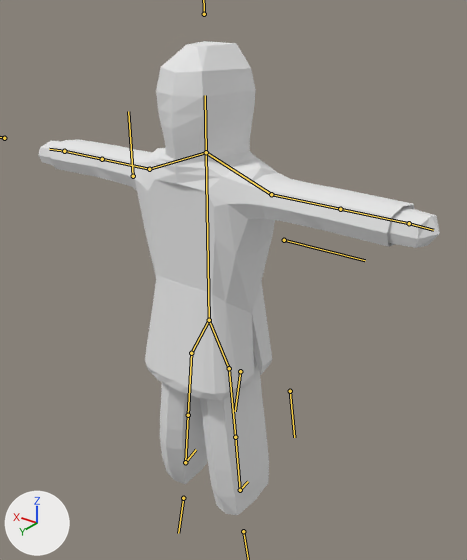
Before and after pictures for a commit that changed the Blender file HeroJam Bio-Robots/Assets/Blender Models/Liquidator.blend.
One viewpoint serves both versions: a camera (50 mm lens) standing at (-8.75, 11.05, 6.5) and looking at (1.33, -2.81, -1.44). Arrows for +X, +Y and +Z are at lower left; the lights stay in place. The bones that bend it are drawn over the model as lines.
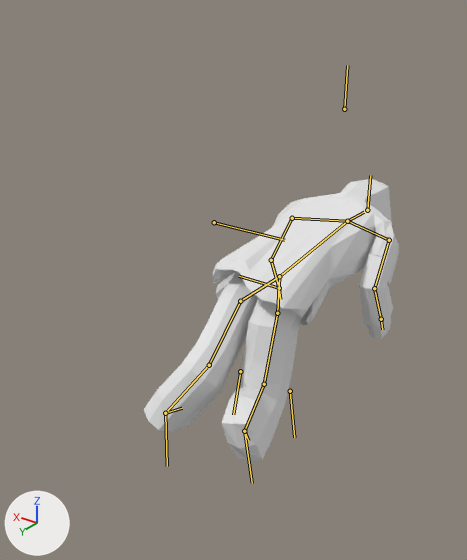
The newer file adds an action. The first version stands in its rest pose; the second is drawn at frame 29 of the action 'ArmatureAction.006'.

The change in detail:
Bone 'Spine' (bone_spine) moves from (0.0, 0.0, 0.0) to (3.24, 0.0, 0.0).
Bone 'Spine' (bone_spine) turns from (0, 0, 0) to (0, 0, -84) degrees about its own x, y and z.
Bone 'right arm targ' (bone_right_arm_targ) moves from (0.0, 0.0, 0.0) to (-5.65, -5.4, 6.32).
Bone 'right arm targ' (bone_right_arm_targ) is rescaled from (1.0, 1.0, 1.0) to (1.0, 1.05, 1.0).
Bone 'right arm targ.001' (bone_right_arm_targ_001) moves from (0.0, 0.0, 0.0) to (0.0, -1.53, 0.0).
Bone 'Left arm targ' (bone_left_arm_targ) moves from (0.0, 0.0, 0.0) to (6.32, -5.45, -5.65).
Bone 'Left arm targ' (bone_left_arm_targ) is rescaled from (1.0, 1.0, 1.0) to (1.0, 1.05, 1.0).
Bone 'Spine.001' (bone_spine_001) moves from (0.0, 0.0, 0.0) to (3.24, 0.0, 0.0).
Bone 'Spine.001' (bone_spine_001) turns from (0, 0, 0) to (14, 24, 59) degrees about its own x, y and z.
Bone 'Left Thigh' (bone_left_thigh) turns from (0, 0, 0) to (-163, -21, -18) degrees about its own x, y and z.
Bone 'left foot' (bone_left_foot) turns from (0, 0, 0) to (-140, -24, 62) degrees about its own x, y and z.
Bone 'left leg targ' (bone_left_leg_targ) moves from (0.0, 0.0, 0.0) to (-0.58, -3.37, 0.58).
Bone 'left leg targ' (bone_left_leg_targ) turns from (0, 0, 0) to (-76, -75, 83) degrees about its own x, y and z.
Bone 'Spine.002' (bone_spine_002) moves from (0.0, 0.0, 0.0) to (3.24, 0.0, 0.0).
Bone 'Spine.002' (bone_spine_002) turns from (0, 0, 0) to (-14, -24, 59) degrees about its own x, y and z.
Bone 'right leg targ' (bone_right_leg_targ) moves from (0.0, 0.0, 0.0) to (0.0, -3.41, -0.58).
Bone 'Left arm targ.001' (bone_left_arm_targ_001) moves from (0.0, 0.0, 0.0) to (0.0, -1.18, 0.0).
Bone 'head targ' (bone_head_targ) moves from (0.0, 0.0, 0.0) to (8.89, -6.6, 0.0).

Boxes (x1, y1, x2, y2) around the edits, measured in the pictures (467 x 560 px):
'Cube', posed (36% narrower, 40% shorter)
    before: (38, 41, 440, 515)
    after: (144, 179, 399, 462)
bone 'Spine', root to tip
    before: (209, 320) to (206, 152)
    after: (279, 276) to (347, 221)
bone 'right arm targ.001', root to tip
    before: (284, 240) to (365, 260)
    after: (214, 222) to (284, 240)
bone 'Spine.001', root to tip
    before: (209, 320) to (191, 353)
    after: (279, 276) to (240, 301)
bone 'Left Thigh', root to tip
    before: (191, 353) to (188, 415)
    after: (240, 301) to (209, 365)
bone 'left foot', root to tip
    before: (185, 462) to (196, 449)
    after: (165, 413) to (182, 408)
bone 'left leg targ', root to tip
    before: (183, 498) to (178, 533)
    after: (165, 413) to (167, 466)
bone 'Spine.002', root to tip
    before: (209, 320) to (229, 368)
    after: (279, 276) to (277, 313)
